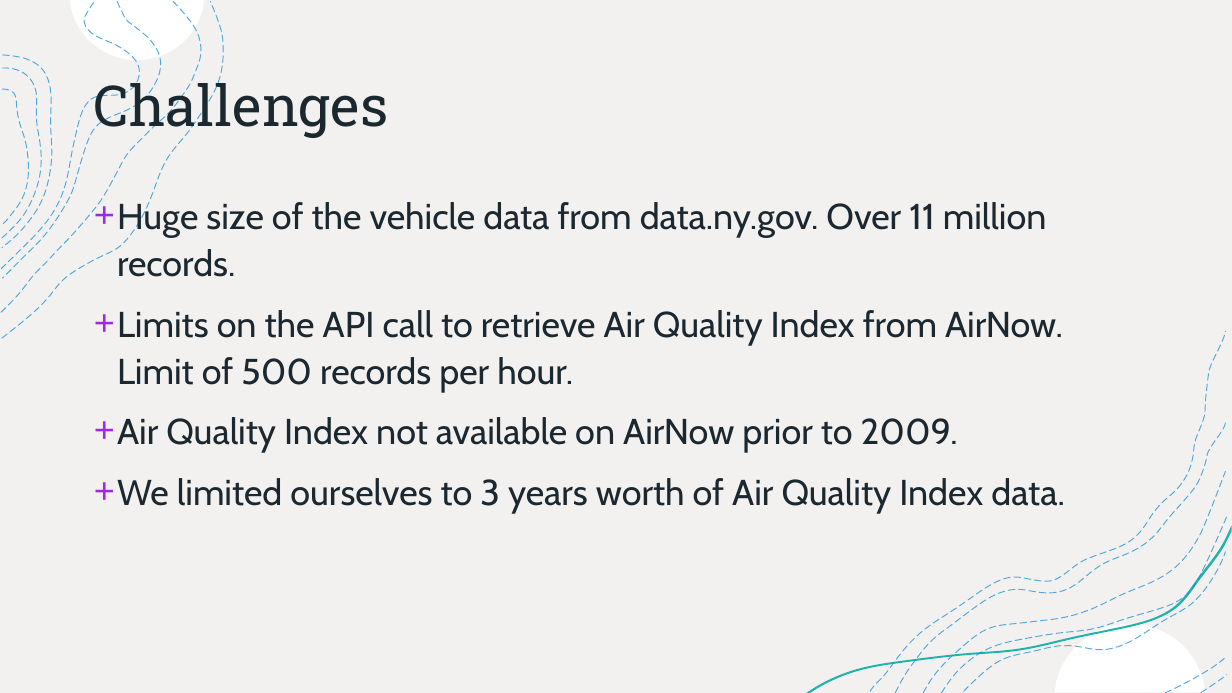
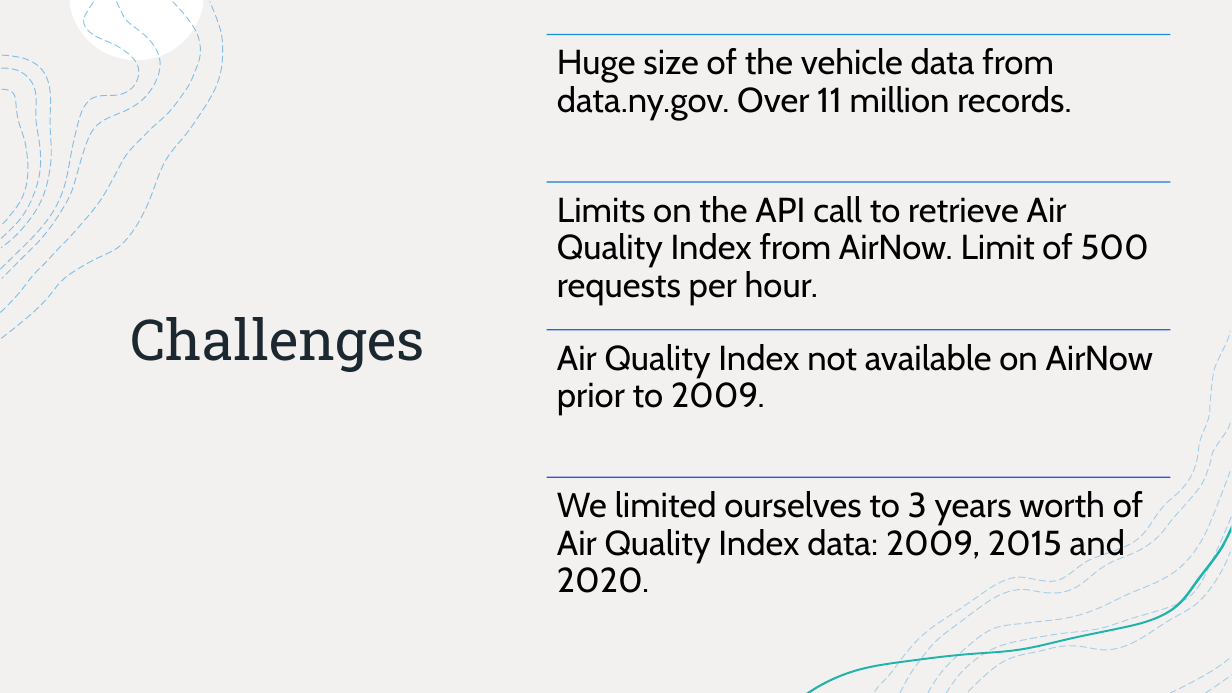
Before and after one commit to paloni-dotcom/Se7en, a slide deck: slide 6 of Presentation/AQI_Presentation.pptx. Drawn at 1232x693 pixels with LibreOffice and Linux fonts; fonts in the diff are those of the drawing. Boxes give left, top, right and bottom in pixels: in the first picture for what was removed or moved away, otherwise in the second. Text is boxed around its words. In the diff, an @@ line names an element or a change of style, - is before the commit and + after.

```diff
--- a/Presentation/AQI_Presentation.pptx
+++ b/Presentation/AQI_Presentation.pptx
@@ rectangle removed at (x1=0, y1=0, x2=1232, y2=693) @@
@@ rectangle added at (x1=0, y1=0, x2=1232, y2=693), fill #FFFFFF, outline #F2F2F2 1 pt @@
@@ rectangle added at (x1=0, y1=0, x2=1232, y2=693), fill #F3F0F0 @@
@@ title "Challenges" rewrapped from (x1=94, y1=74, x2=388, y2=139) to (x1=130, y1=317, x2=424, y2=372) @@
@@ group removed at (x1=2, y1=2, x2=224, y2=338): 4 freeform shapes @@
@@ group added at (x1=1, y1=0, x2=224, y2=338): 8 freeform shapes @@
@@ text removed at (x1=117, y1=202, x2=1064, y2=513) @@
-+ Huge size of the vehicle data from data.ny.gov. Over 11 million records.
-+ Limits on the API call to retrieve Air Quality Index from AirNow. Limit of 500 records per hour.
-+ Air Quality Index not available on AirNow prior to 2009.
-+ We limited ourselves to 3 years worth of Air Quality Index data.
@@ freeform shape removed at (x1=871, y1=331, x2=1226, y2=691) @@
@@ group added at (x1=547, y1=34, x2=1171, y2=593): 4 lines, 4 texts @@
+Huge size of the vehicle data from data.ny.gov. Over 11 million records.
+Limits on the API call to retrieve Air Quality Index from AirNow. Limit of 500 requests per hour.
+Air Quality Index not available on AirNow prior to 2009.
+We limited ourselves to 3 years worth of Air Quality Index data: 2009, 2015 and 2020.
@@ group added at (x1=806, y1=332, x2=1232, y2=693): 8 freeform shapes @@
@@ freeform shape removed at (x1=964, y1=552, x2=1226, y2=691) @@
```
Also in this commit, not shown: 8 other slides changed, 1 slide added, 2 other files.
